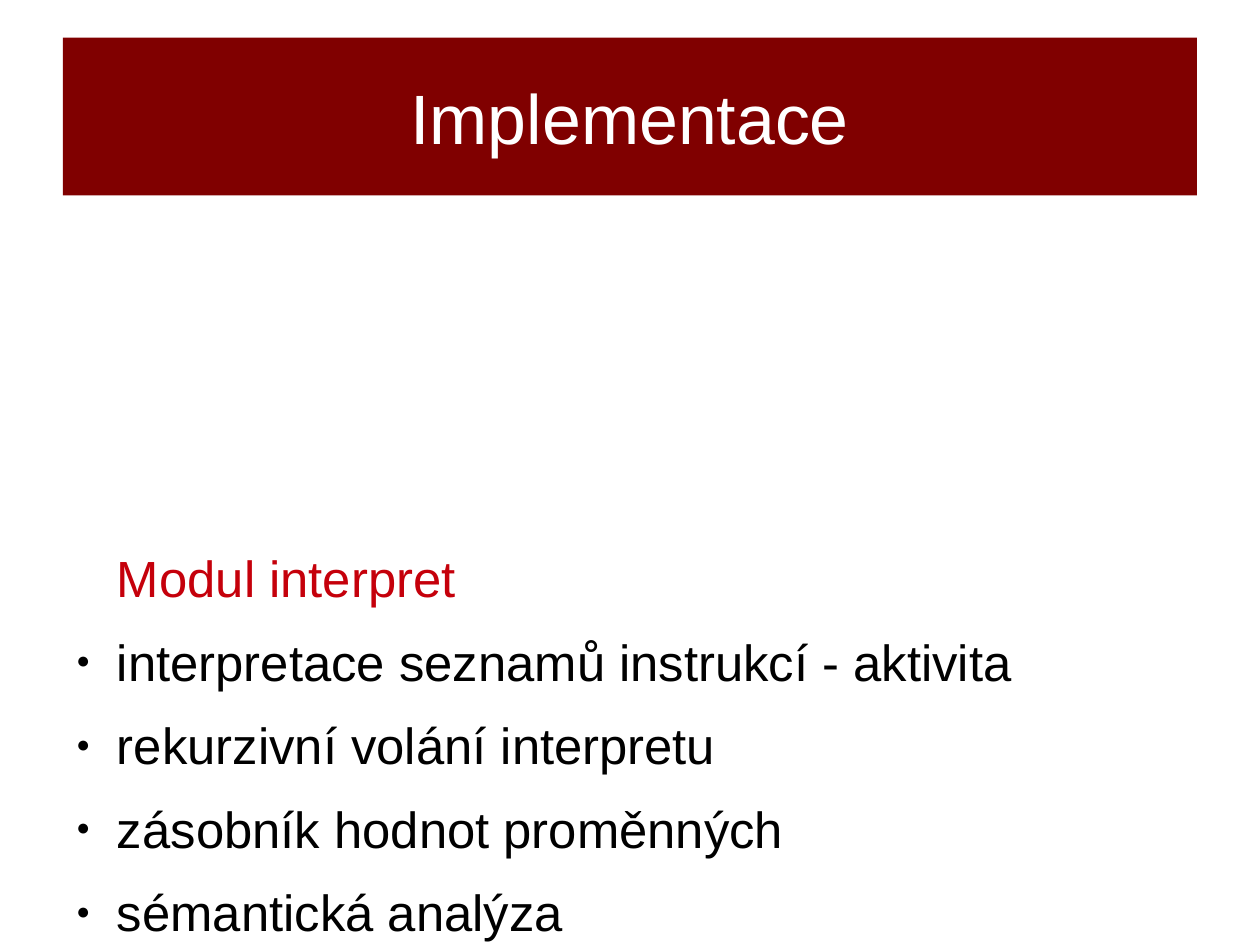
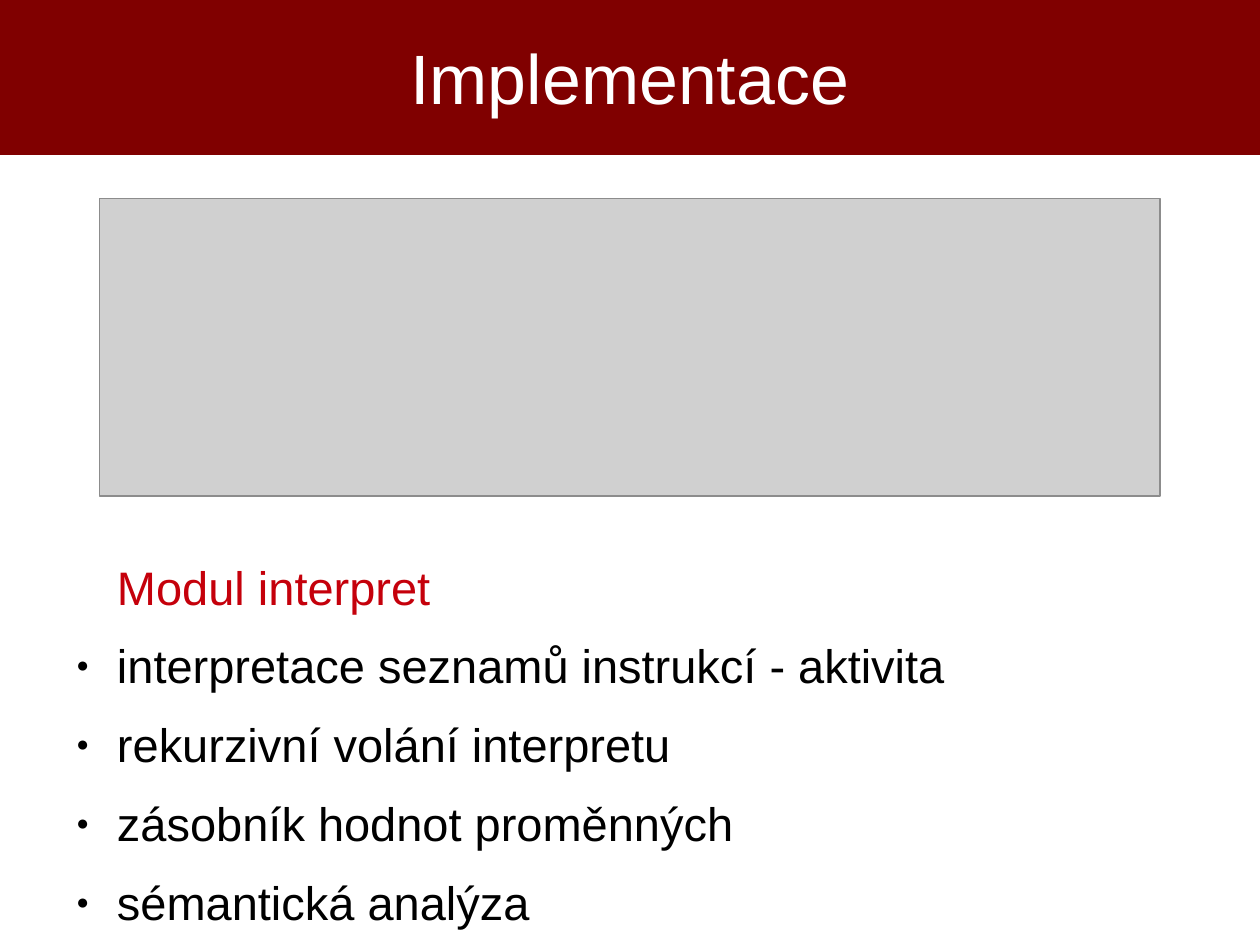
Before and after one commit to poncovka/ifj-interpret, a slide deck: slide 9 of obhajoba/xtrkal00.odp. Drawn at 1260x945 pixels with LibreOffice and Linux fonts; fonts in the diff are those of the drawing; grey boxes stand for pictures. Boxes give left, top, right and bottom in pixels: in the first picture for what was removed or moved away, otherwise in the second. Text is boxed around its words. In the diff, an @@ line names an element or a change of style, - is before the commit and + after.

```diff
--- a/obhajoba/xtrkal00.odp
+++ b/obhajoba/xtrkal00.odp
@@ title "Implementace": place and size @@
-title "Implementace" at [63, 38, 1197, 196]
+title "Implementace" at [0, 0, 1260, 155]
@@ picture added at [99, 199, 1161, 496] @@
@@ text "Modul interpret": place and size @@
-text "Modul interpret" at [117, 560, 1011, 942]
+text "Modul interpret" at [117, 571, 944, 929]
@@ text "Modul interpret" at [117, 571, 944, 929]: size 32 to 29.6 pt @@
```
Also in this commit, not shown: 10 other slides changed, 1 slide added, 1 slide removed.
